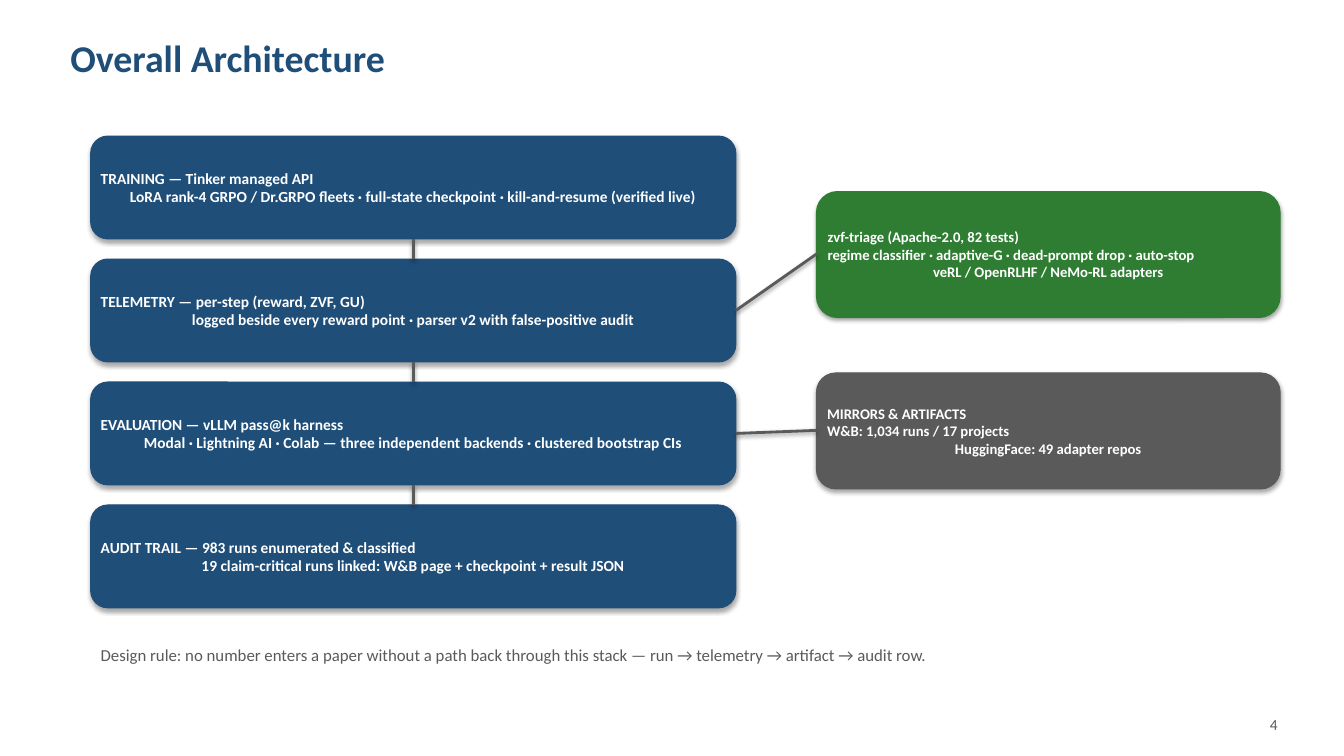
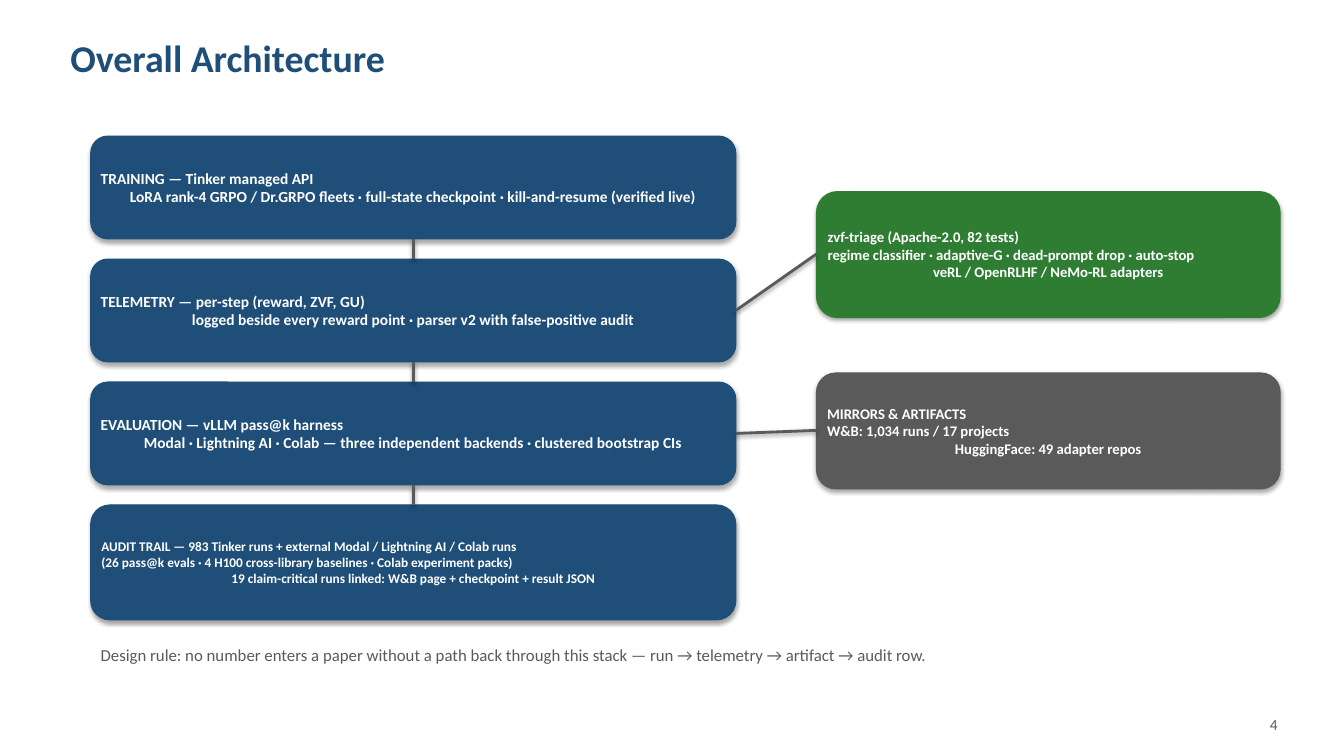
Before and after one commit to arvindcr4/tinker-rl-lab, a slide deck: slide 5 of outputs/PESU_MTech_Phase1_Session1_Review_ArvindCR.pptx. Drawn at 1344x756 pixels with LibreOffice and Linux fonts; fonts in the diff are those of the drawing. Boxes give left, top, right and bottom in pixels: in the first picture for what was removed or moved away, otherwise in the second. Text is boxed around its words. In the diff, an @@ line names an element or a change of style, - is before the commit and + after.

Commit message:
fix(deck): architecture audit box covers external backends, not just Tinker
AUDIT TRAIL box now reads: 983 Tinker runs + external Modal / Lightning
AI / Colab runs (26 pass@k evals, 4 H100 cross-library baselines, Colab
experiment packs), 19 claim-critical runs linked.

```diff
--- a/outputs/PESU_MTech_Phase1_Session1_Review_ArvindCR.pptx
+++ b/outputs/PESU_MTech_Phase1_Session1_Review_ArvindCR.pptx
@@ rounded rectangle "AUDIT TRAIL — 983 Tinker ..." resized from (x1=91, y1=505, x2=736, y2=608) to (x1=91, y1=505, x2=736, y2=620) @@
@@ text in rounded rectangle at (x1=101, y1=541, x2=594, y2=586): text changed; size 11 to 9.5 pt @@
-AUDIT TRAIL — 983 runs enumerated & classified
-19 claim-critical runs linked: W&B page + checkpoint + result JSON
+AUDIT TRAIL — 983 Tinker runs + external Modal / Lightning AI / Colab runs
+(26 pass@k evals · 4 H100 cross-library baselines · Colab experiment packs)
+19 claim-critical runs linked: W&B page + checkpoint + result JSON
```
Also in this commit, not shown: 1 other file.
